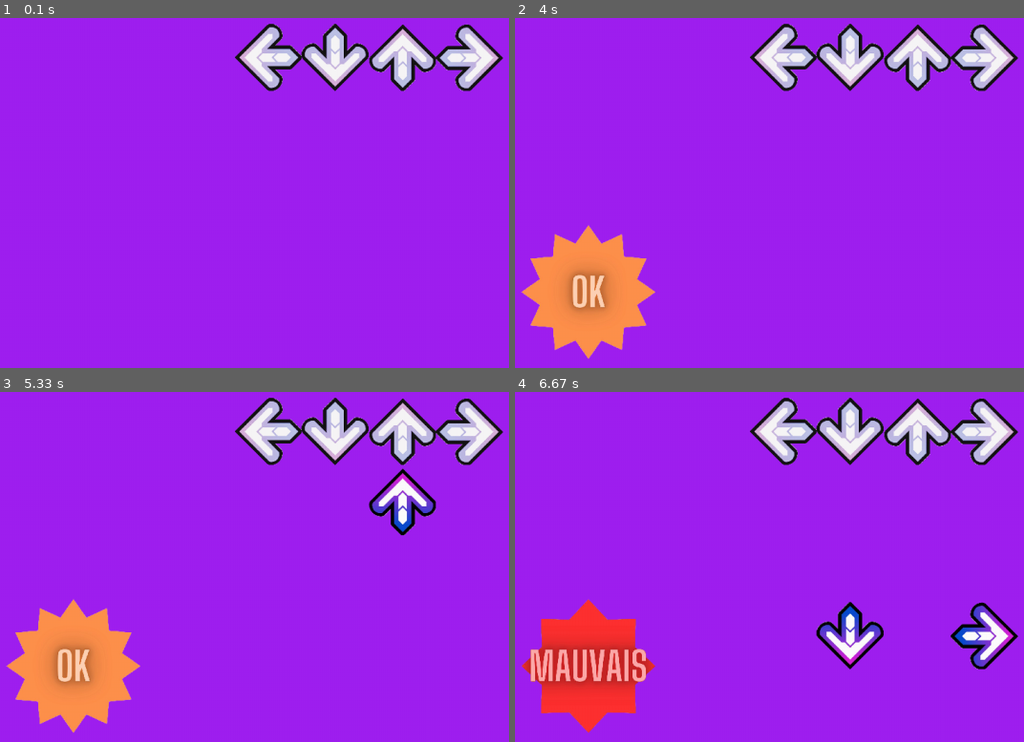
Above: before the commit, frames 1-4 (two rows, left to right).
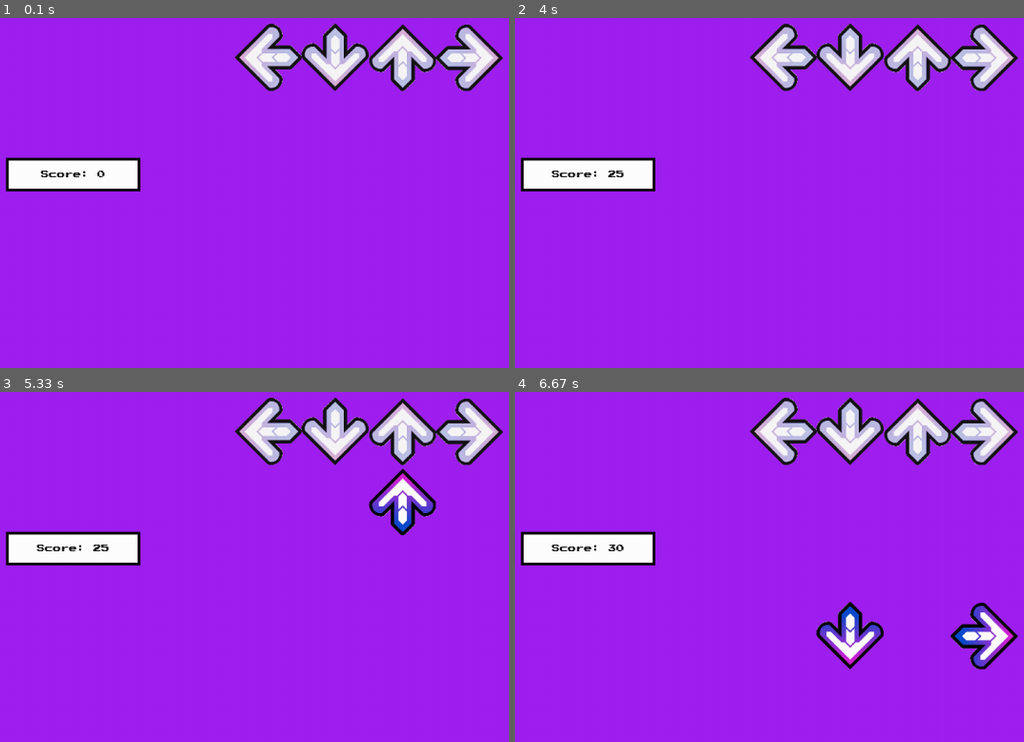
Above: after the commit, the same moments.

Repository: FloChab/FingerMania
Game: pygame game, started from Pygame.py
The game is run twice, just before and just after one commit, with the same random seed, the same clock (stepped at 60 frames per second) and the same inputs.
Inputs:
- Up to frame 1 (0.1 s): no input
- Up to frame 2 (4 s): hold Right 0.33-0.8 s; hold Up 0.83-1.3 s; hold Left 1.83-2.37 s; hold Down 2.4-2.87 s; hold Up 3.4-3.87 s; hold Right from 3.9 s (still down)
- Up to frame 3 (5.33 s): release Right at 4.53 s; hold Down 4.57-4.93 s
- Up to frame 4 (6.67 s): hold Up 5.97-6.27 s; hold Right from 6.3 s (still down)

The runs differ from the first frame. In frame 1, 2.6% of the frame differs, in the area x 1-28%, y 39-50%; in frame 2, 8.6%, in the area x 1-28%, y 39-98%; in frame 3, 8.6%; in frame 4, 8.5%.

Commit message:
Jeu qui fonctionne avec score affiche et label

Diff:
--- a/Pygame.py
+++ b/Pygame.py
@@ -1,14 +1,35 @@
+#Import
 import pygame
 import time
+import keyboard
+import sys
+import os
 from Tiles import Tiles
 from Arrow import Arrow
 from Label import Label
+
 # pygame setup
 pygame.init()
 screen = pygame.display.set_mode((1280, 920))
 clock = pygame.time.Clock()
 running = True
 dt = 0
+pygame.key.set_repeat()
+
+def arrow_pressed(direction):
+    for arrow in arrows:
+        if arrow.direction == direction:
+            if (arrow.is_y_valid() == True):
+                points = 100 - abs(arrow.y - arrow_y_fixe)
+                jeu.add_score(points)
+                k = jeu.wich_label(points)
+                screen.blit(labels[k].image, (labels[k].x, labels[k].y))
+                arrows.remove(arrow)
+                return k
+
+# Charger la police "Press Start 2P"
+police_path = os.path.join(os.path.dirname(__file__), 'PressStart2P-Regular.ttf')
+police = pygame.font.Font(police_path, 12)
 
 # Charger les images de fleches
 arrow_size = (100, 100)
@@ -30,15 +51,24 @@
 parfait = Label("parfait.png")
 labels =[mauvais, ok, bien, tb,parfait]
 
+allow_left =True
+allow_down =True
+allow_up =True
+allow_right =True
 
 # Couleurs
 black = (0, 0, 0)
 white = (255, 255, 255)
+grey = (169,169,169)
 
 # Position et taille de la flèche
 arrow_x_fixe = screen.get_width() // 2 - 2*arrow_size[0]
 arrow_y_fixe = 100
 arrow_y_pop = 400
+
+# Définir la taille du rectangle
+largeur_rectangle = 200
+hauteur_rectangle = 50
 
 jeu = Tiles(1,2,32)
 tiles = jeu.get_tiles()
@@ -68,6 +98,17 @@
     screen.blit(arrow_up_fixe, (arrow_x_fixe+2*arrow_size[0], arrow_y_fixe))
     screen.blit(arrow_right_fixe, (arrow_x_fixe+3*arrow_size[0], arrow_y_fixe))
 
+    # Afficher le score dans le rectangle violet entouré de gris avec la police "Press Start 2P"
+    texte_score = police.render("Score: {}".format(jeu.score), True, black)
+    rect_score = texte_score.get_rect(center=(largeur_rectangle // 2, hauteur_rectangle // 2))
+    surface_score = pygame.Surface((largeur_rectangle, hauteur_rectangle))
+    surface_score.fill(white)  # Remplir le rectangle avec la couleur violet
+    pygame.draw.rect(surface_score, black, surface_score.get_rect(), 4)  # Dessiner le contour gris
+    surface_score.blit(texte_score, rect_score)
+
+    # Afficher la surface du rectangle sur la fenêtre
+    screen.blit(surface_score, (100, 300))
+
     #Affiche une fleche qui monte
     #print(time.time()-timer)
     for arrow in arrows:
@@ -76,47 +117,34 @@
             arrow.move()
 
     keys = pygame.key.get_pressed()
-    if keys[pygame.K_LEFT]:
-        for arrow in arrows:
-            if arrow.direction == 0:
-                if(arrow.is_y_valid()==True):
-                    points = 100 - abs(arrow.y - arrow_y_fixe)
-                    jeu.add_score(points)
-                    k = jeu.wich_label(points)
-                    screen.blit(labels[k].image, (labels[k].x,labels[k].y))
-                    arrows.remove(arrow)
-                    break
-    if keys[pygame.K_DOWN]:
-        for arrow in arrows:
-            if arrow.direction == 1:
-                if (arrow.is_y_valid() == True):
-                    points = 100 - abs(arrow.y - arrow_y_fixe)
-                    jeu.add_score(points)
-                    k = jeu.wich_label(points)
-                    screen.blit(labels[k].image, (labels[k].x, labels[k].y))
-                    arrows.remove(arrow)
-                    break
 
-    if keys[pygame.K_UP]:
-        for arrow in arrows:
-            if arrow.direction == 2:
-                if (arrow.is_y_valid() == True):
-                    points = 100 - abs(arrow.y - arrow_y_fixe)
-                    jeu.add_score(points)
-                    k = jeu.wich_label(points)
-                    screen.blit(labels[k].image, (labels[k].x, labels[k].y))
-                    arrows.remove(arrow)
-                    break
-    if keys[pygame.K_RIGHT]:
-        for arrow in arrows:
-            if arrow.direction == 3:
-                if (arrow.is_y_valid() == True):
-                    points = 100 - abs(arrow.y - arrow_y_fixe)
-                    jeu.add_score(points)
-                    k = jeu.wich_label(points)
-                    screen.blit(labels[k].image, (labels[k].x, labels[k].y))
-                    arrows.remove(arrow)
-                    break
+    if keys[pygame.K_LEFT] and allow_left == True:
+        allow_left=False
+        k = arrow_pressed(0)
+    if keys[pygame.K_LEFT] != True:
+        allow_left = True
+
+    if keys[pygame.K_DOWN] and allow_down == True:
+        allow_down = False
+        k = arrow_pressed(1)
+    if keys[pygame.K_DOWN] != True:
+        allow_down = True
+
+    if keys[pygame.K_UP] and allow_up == True:
+        allow_up=False
+        k = arrow_pressed(2)
+    if keys[pygame.K_UP] != True:
+        allow_up = True
+
+    if keys[pygame.K_RIGHT] and allow_right == True:
+        allow_right=False
+        k = arrow_pressed(3)
+    if keys[pygame.K_RIGHT] != True:
+        allow_right = True
+
+    if keys[pygame.K_ESCAPE]:
+        pygame.quit()
+
     if k != None:
         screen.blit(labels[k].image, (labels[k].x, labels[k].y))
 
--- a/Tiles.py
+++ b/Tiles.py
@@ -2,14 +2,6 @@
 
 class Tiles:
     def __init__(self, mode, niveau,nb_tiles):
-
-        # Dictionnaire associant un chiffre à une flèche du clavier
-        self.dict_arrow = {
-            0: 'gauche',
-            1: 'bas',
-            2: 'haut',
-            3: 'droite'
-        }
         self.score = 0
         self.mode = mode #mode de jeu
         self.niveau = niveau #niveaux du mode 1
Binary file added: PressStart2P-Regular.ttf
